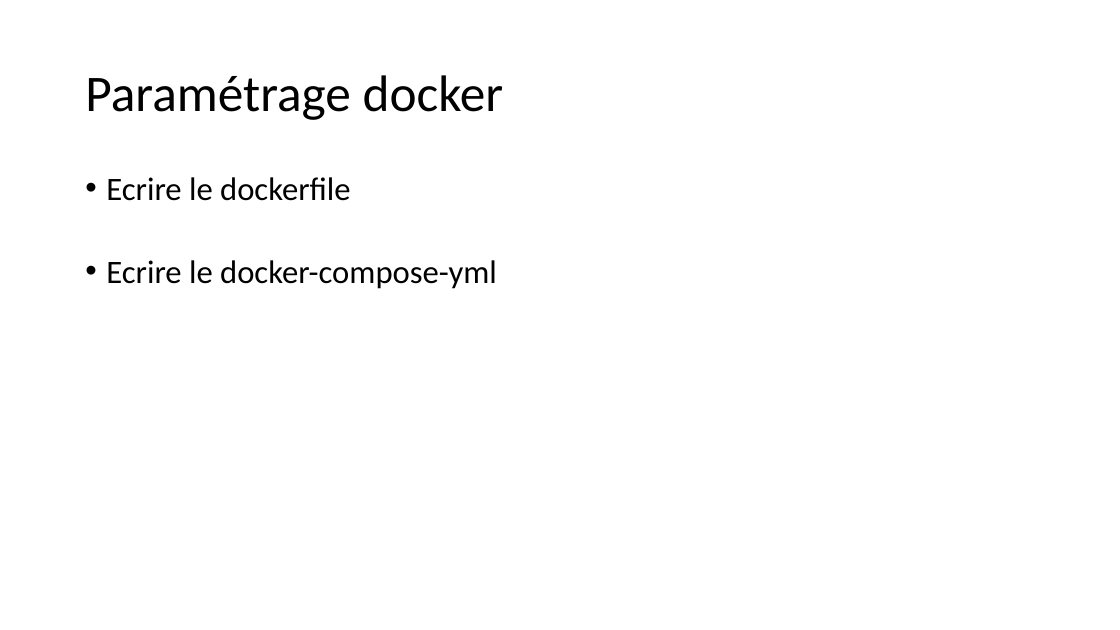
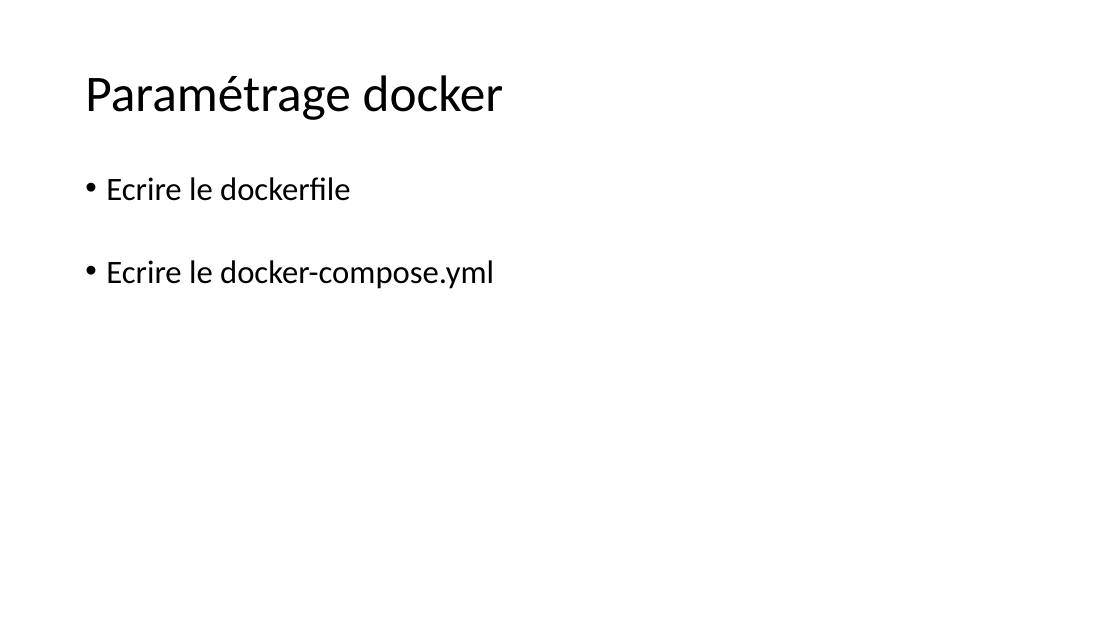
Before and after one commit to AlexaBou/project-history, a slide deck: slide 9 of Projet final.pptx. Drawn at 1120x630 pixels with LibreOffice and Linux fonts; fonts in the diff are those of the drawing. Boxes give left, top, right and bottom in pixels: in the first picture for what was removed or moved away, otherwise in the second. Text is boxed around its words. In the diff, an @@ line names an element or a change of style, - is before the commit and + after.

```diff
--- a/Projet final.pptx
+++ b/Projet final.pptx
@@ text at (106,260,494,289): text changed @@
-• Ecrire le docker-compose-yml
+• Ecrire le docker-compose.yml
```
Also in this commit, not shown: 2 other slides changed.
